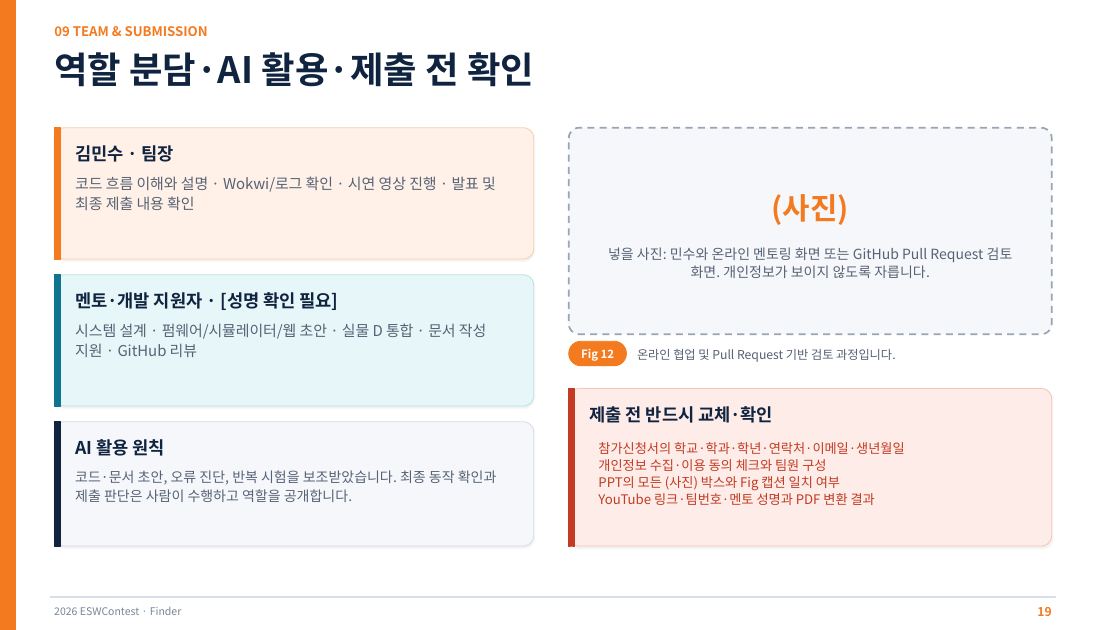
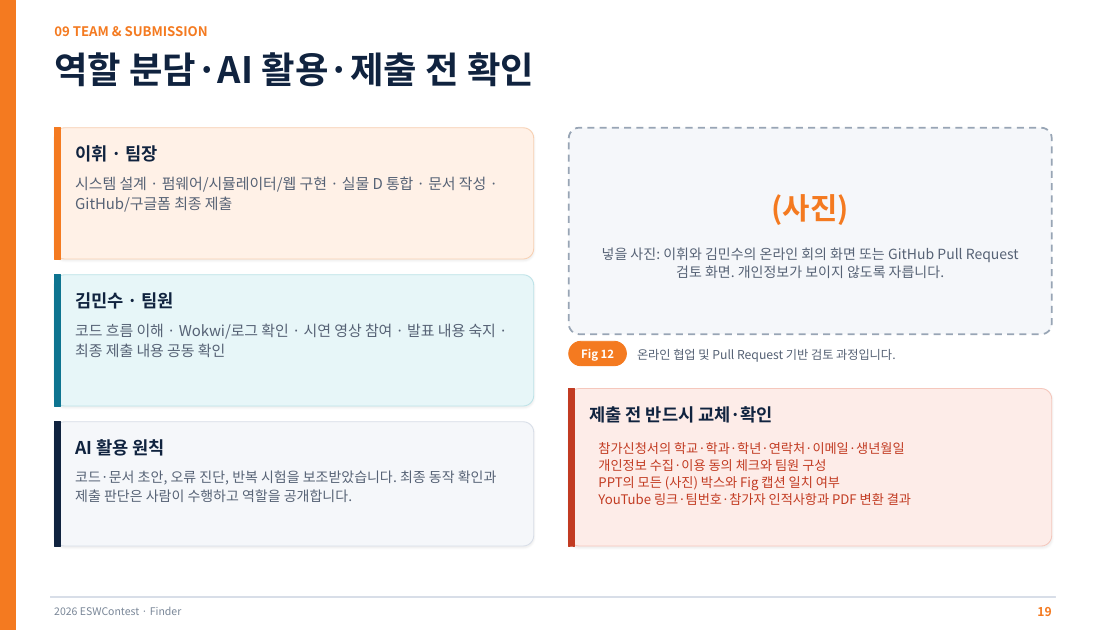
Before and after one commit to MinSooKim0Electronics0master/2026ESWContest_free_Finder, a slide deck: slide 19 of docs/2026ESWContest_자유공모_파인더_개발완료보고서.pptx. Drawn at 1120x630 pixels with LibreOffice and Linux fonts; fonts in the diff are those of the drawing. Boxes give left, top, right and bottom in pixels: in the first picture for what was removed or moved away, otherwise in the second. Text is boxed around its words. In the diff, an @@ line names an element or a change of style, - is before the commit and + after.

Commit message:
docs: 팀장과 팀원 역할 수정

```diff
--- a/docs/2026ESWContest_자유공모_파인더_개발완료보고서.pptx
+++ b/docs/2026ESWContest_자유공모_파인더_개발완료보고서.pptx
@@ text at (x1=75, y1=145, x2=158, y2=162): text changed @@
-김민수 · 팀장
+이휘 · 팀장
@@ text at (x1=75, y1=176, x2=486, y2=212): text changed @@
-코드 흐름 이해와 설명 · Wokwi/로그 확인 · 시연 영상 진행 · 발표 및 최종 제출 내용 확인
+시스템 설계 · 펌웨어/시뮬레이터/웹 구현 · 실물 D 통합 · 문서 작성 · GitHub/구글폼 최종 제출
@@ text at (x1=602, y1=247, x2=1019, y2=278): text changed @@
-넣을 사진: 민수와 온라인 멘토링 화면 또는 GitHub Pull Request 검토 화면. 개인정보가 보이지 않도록 자릅니다.
+넣을 사진: 이휘와 김민수의 온라인 회의 화면 또는 GitHub Pull Request 검토 화면. 개인정보가 보이지 않도록 자릅니다.
@@ text at (x1=75, y1=292, x2=174, y2=309): text changed @@
-멘토·개발 지원자 · [성명 확인 필요]
+김민수 · 팀원
@@ text at (x1=75, y1=323, x2=496, y2=357): text changed @@
-시스템 설계 · 펌웨어/시뮬레이터/웹 초안 · 실물 D 통합 · 문서 작성 지원 · GitHub 리뷰
+코드 흐름 이해 · Wokwi/로그 확인 · 시연 영상 참여 · 발표 내용 숙지 · 최종 제출 내용 공동 확인
@@ text at (x1=598, y1=490, x2=911, y2=505): text changed @@
-YouTube 링크·팀번호·멘토 성명과 PDF 변환 결과
+YouTube 링크·팀번호·참가자 인적사항과 PDF 변환 결과
```
Also in this commit, not shown: 1 other slide changed, 1 other file.
